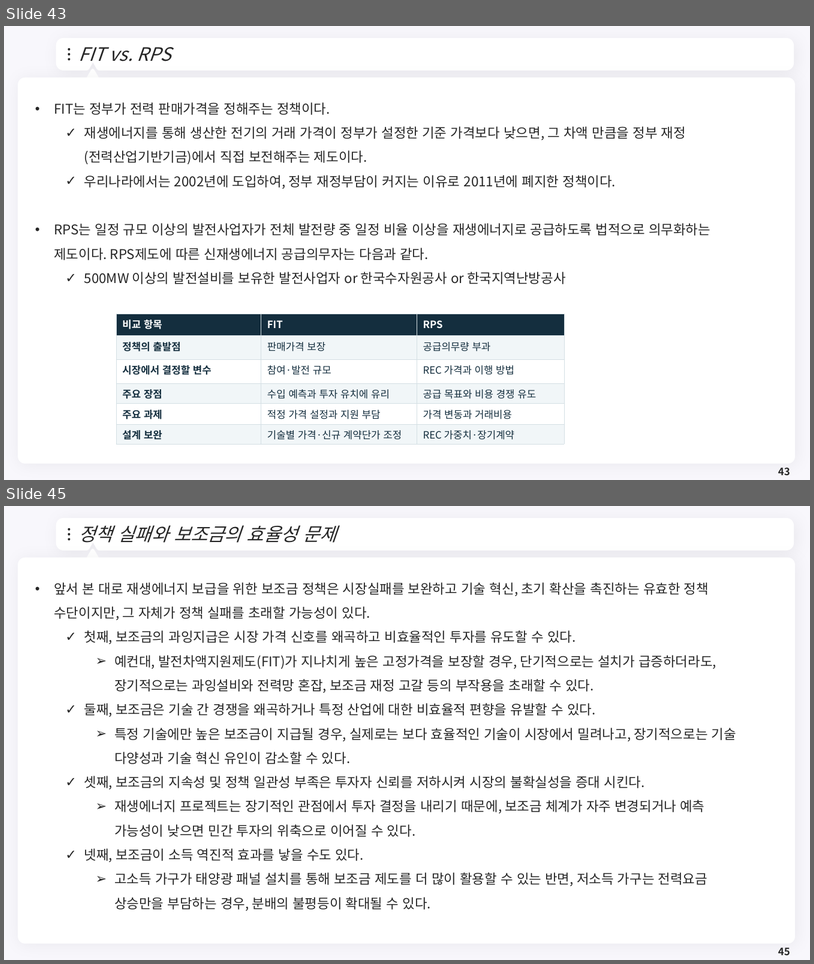
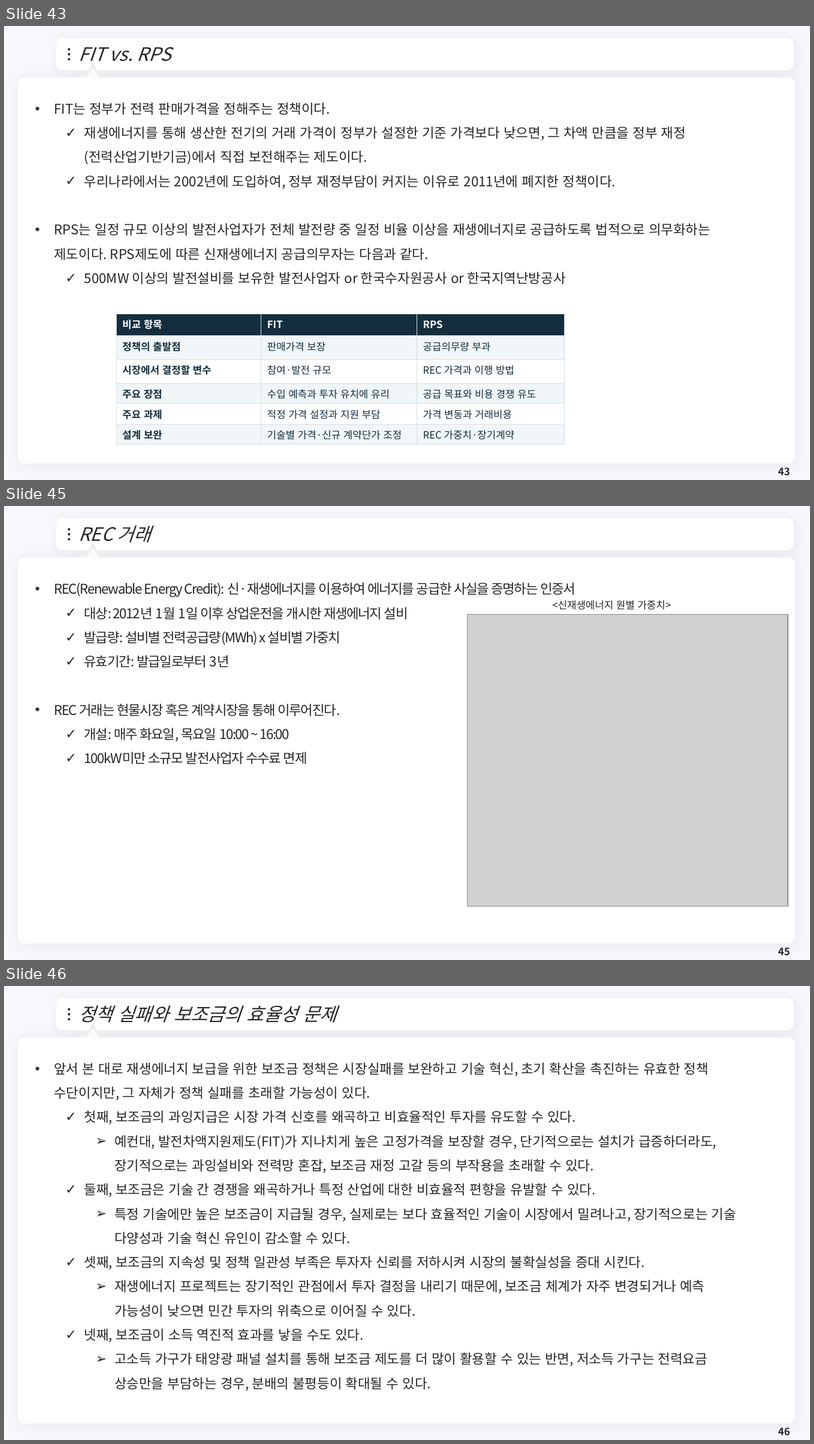
Before and after one commit to meandthey/Teaching, a slide deck: 에너지경제학/자원에너지경제학_Chapter_7 (재생에너지).pptx. Shown one above the other, each under a label of ours: slides 43 and 45 before the commit, slides 43, 45 and 46 after it; the slides between them are not shown. The pictures are 814x964 and 814x1444 pixels, drawn with LibreOffice and Linux fonts; fonts in the diff are those of the drawing; grey boxes stand for pictures; background and template pictures are left out. Boxes give left, top, right and bottom in pixels: in the first picture for what was removed or moved away, otherwise in the second. Text is boxed around its words. In the diff, an @@ line names an element or a change of style, - is before the commit and + after.

```diff
--- a/에너지경제학/자원에너지경제학_Chapter_7 (재생에너지).pptx
+++ b/에너지경제학/자원에너지경제학_Chapter_7 (재생에너지).pptx
@@ slide 45 added at [4,506,810,960], background #F8F7FC; not listed: 7 template elements that a slide beside it also shows @@
@@ title added at [78,525,152,543], 22 pt, text #262626, italic @@
+REC 거래
@@ text added at [54,582,576,597], 16 pt, text #262626 @@
+• REC(Renewable Energy Credit): 신·재생에너지를 이용하여 에너지를 공급한 사실을 증명하는 인증서
@@ text added at [54,607,408,764], 16 pt, text #262626 @@
+  ✓ 대상: 2012년 1월 1일 이후 상업운전을 개시한 재생에너지 설비
+  ✓ 발급량: 설비별 전력공급량(MWh) x 설비별 가중치
+  ✓ 유효기간: 발급일로부터 3년
+• REC 거래는 현물시장 혹은 계약시장을 통해 이루어진다.
+  ✓ 개설: 매주 화요일, 목요일 10:00 ~ 16:00
+  ✓ 100kW미만 소규모 발전사업자 수수료 면제
@@ text added at [552,600,672,610], 12 pt, text #262626 @@
+<신재생에너지 원별 가중치>
@@ picture added at [467,614,788,906] @@
@@ page number added at [779,947,791,955], 12 pt, text #262626, bold @@
+45
@@ what was slide 45 is now slide 46 @@
@@ page number at [779,1427,791,1435]: text changed @@
-45
+46
```
Also in this commit, not shown: 1 other slide added, 1 slide removed, 5 other files.
